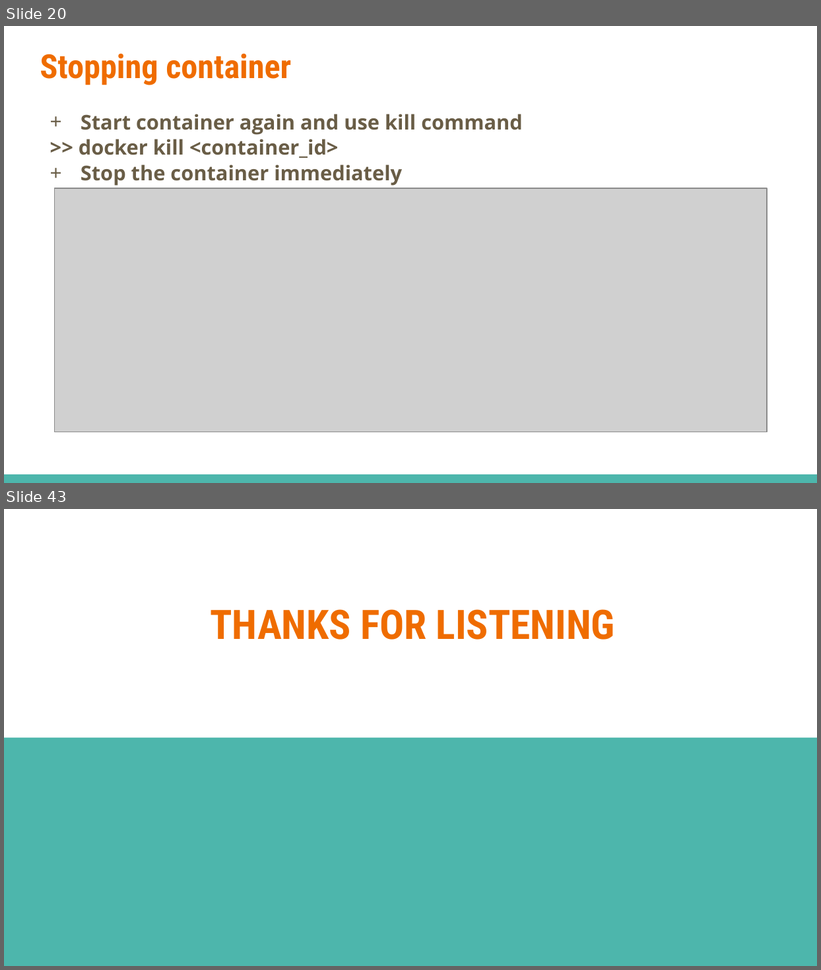
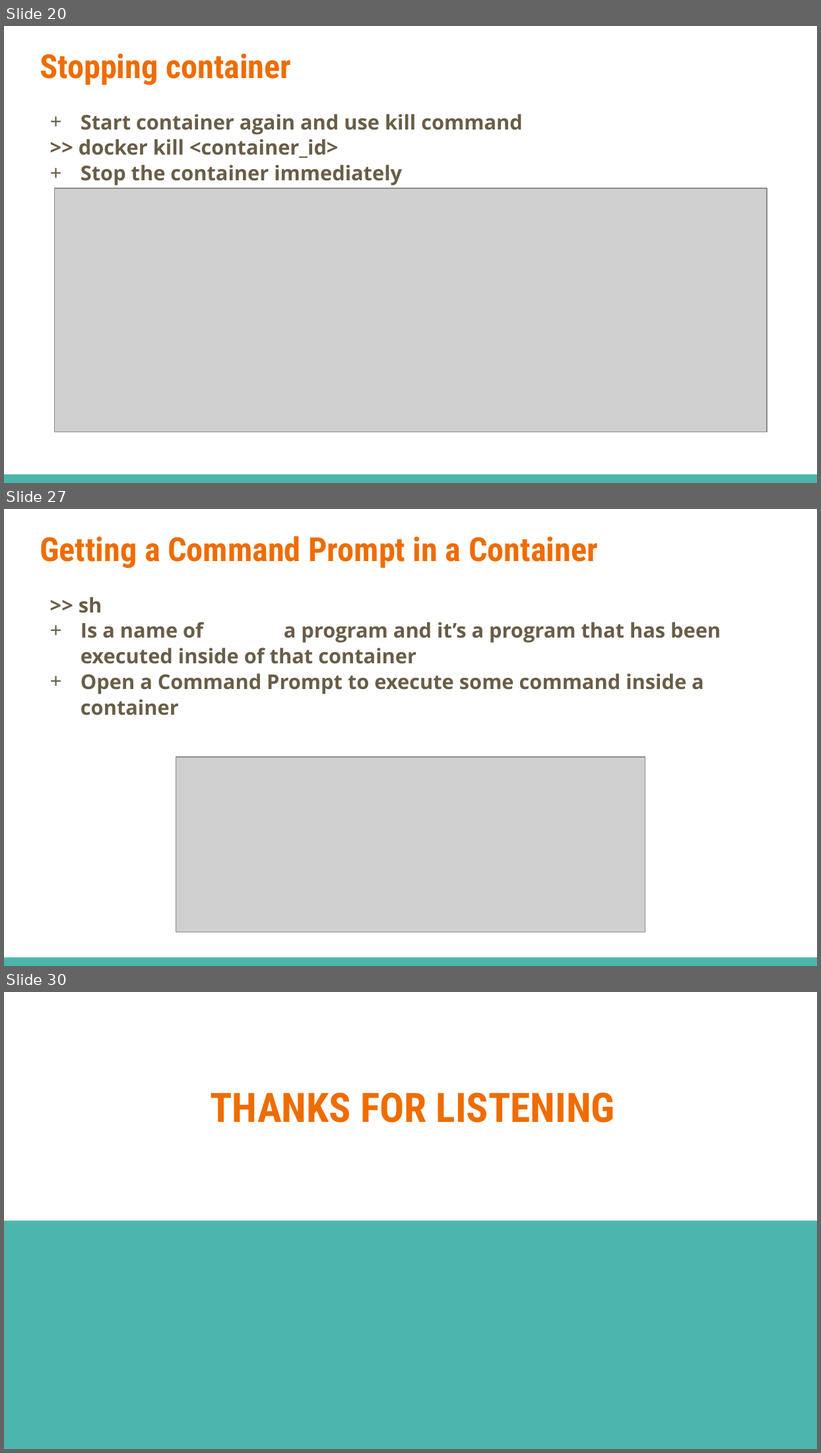
Before and after one commit to dinhhung09138/Learning-Example, a slide deck: Docker - 02 - Manipulating Containers.pptx. Shown one above the other, each under a label of ours: slides 20 and 43 before the commit, slides 20, 27 and 30 after it; the slides between them are not shown. The pictures are 821x970 and 821x1453 pixels, drawn with LibreOffice and Linux fonts; fonts in the diff are those of the drawing; grey boxes stand for pictures. Boxes give left, top, right and bottom in pixels: in the first picture for what was removed or moved away, otherwise in the second. Text is boxed around its words. In the diff, an @@ line names an element or a change of style, - is before the commit and + after.

```diff
--- a/Docker - 02 - Manipulating Containers.pptx
+++ b/Docker - 02 - Manipulating Containers.pptx
@@ slide 27 added at box(4, 509, 817, 966), background #FFFFFF; not listed: 1 template element that a slide beside it also shows @@
@@ title added at box(40, 536, 598, 568), 29.4 pt, text #EF6C00, bold @@
+Getting a Command Prompt in a Container
@@ text added at box(79, 597, 721, 716), 18 pt, text #695D46, bold @@
+>> sh
++ Is a name of a program and it’s a program that has been executed inside of that container
++ Open a Command Prompt to execute some command inside a container
@@ picture added at box(176, 757, 645, 933) @@
@@ what was slide 43 is now slide 30 @@
```
Also in this commit, not shown: 8 other slides added, 22 slides removed, 15 other files.
